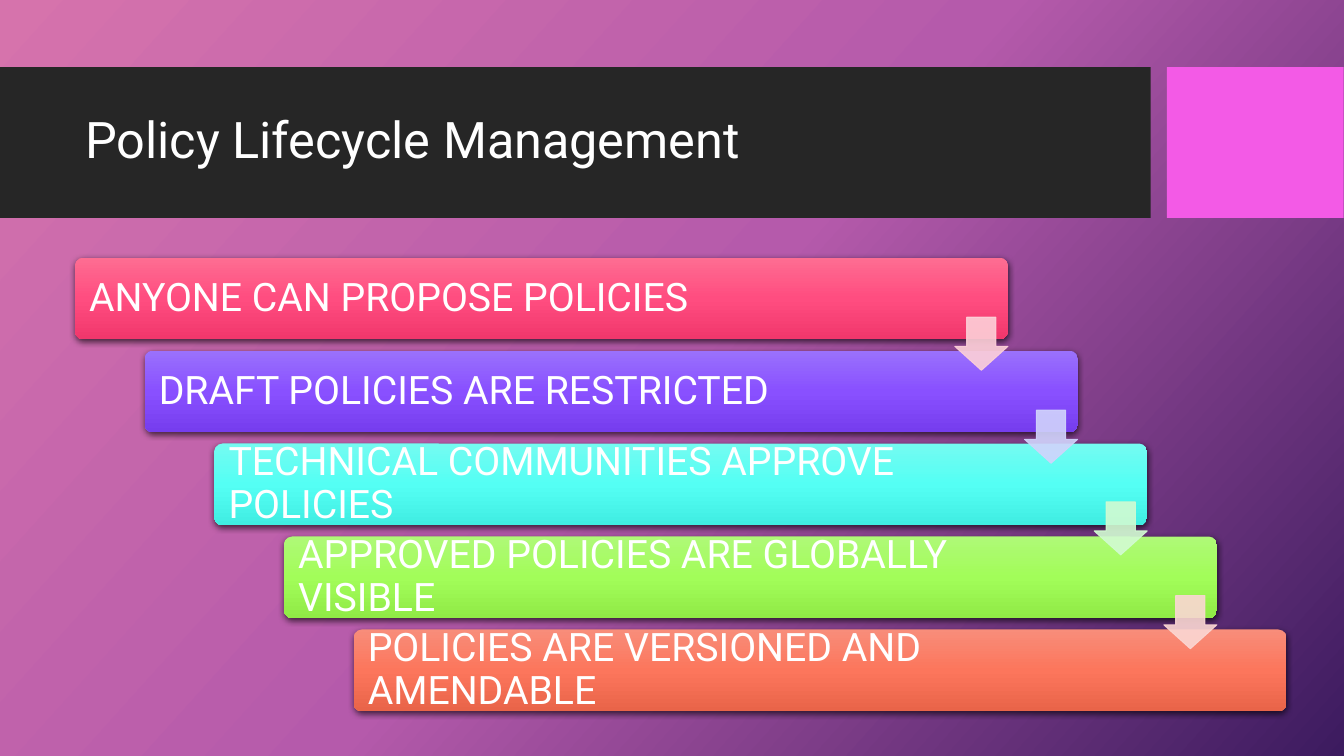
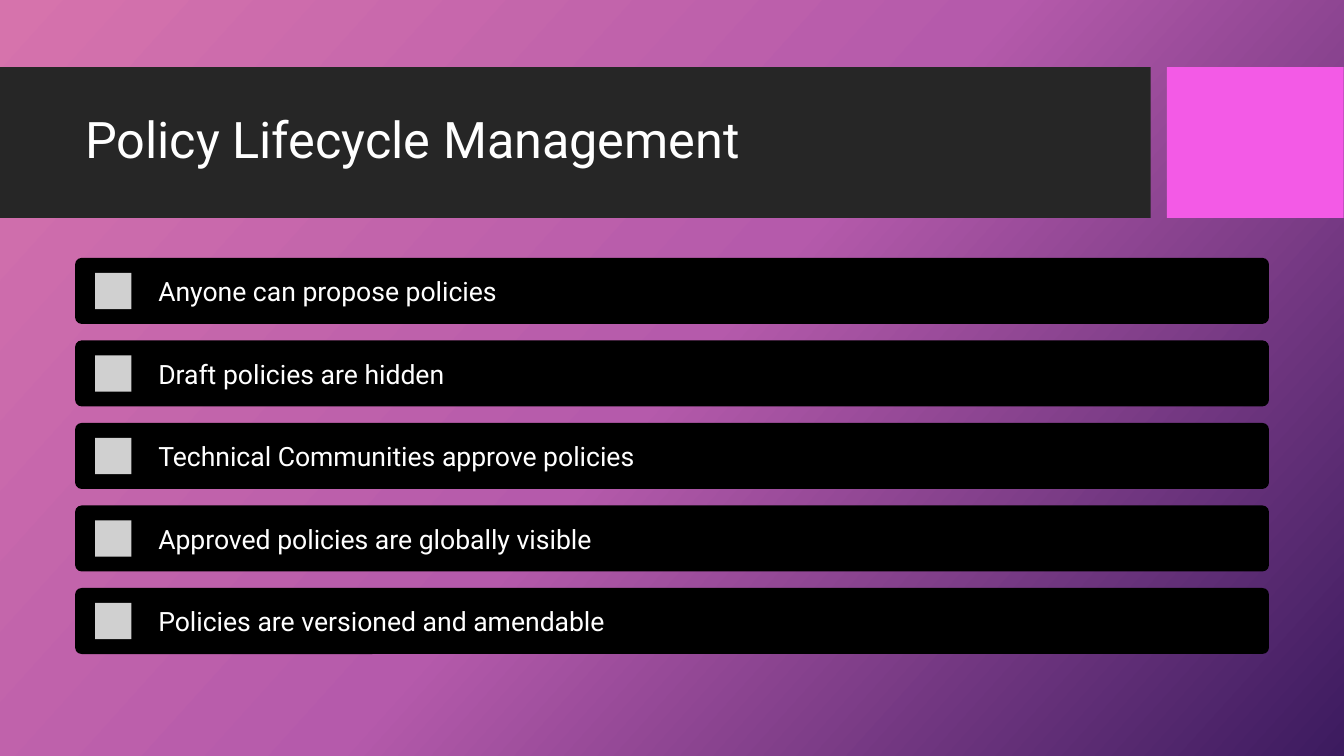
Before and after one commit to dr-natetorious/TIM-8190-Computer_Policy_Strategy, a slide deck: slide 8 of Section3_Implementation/Week8_Present/BachmeierNTIM8190-8.pptx. Drawn at 1344x756 pixels with LibreOffice and Linux fonts; fonts in the diff are those of the drawing; grey boxes stand for pictures; background and template pictures are left out. Boxes give left, top, right and bottom in pixels: in the first picture for what was removed or moved away, otherwise in the second. Text is boxed around its words. In the diff, an @@ line names an element or a change of style, - is before the commit and + after.

```diff
--- a/Section3_Implementation/Week8_Present/BachmeierNTIM8190-8.pptx
+++ b/Section3_Implementation/Week8_Present/BachmeierNTIM8190-8.pptx
@@ rounded rectangle resized from (x1=75, y1=258, x2=1007, y2=340) to (x1=75, y1=258, x2=1268, y2=324) @@
@@ rounded rectangle at (x1=75, y1=258, x2=1268, y2=324): fill gradient #FE6E93 to #FF4F82 to #F1386D to #000000; shadow off @@
@@ text at (x1=158, y1=281, x2=497, y2=307): text changed; size 28 to 19 pt @@
-ANYONE CAN PROPOSE POLICIES
+Anyone can propose policies
@@ rounded rectangle resized from (x1=145, y1=351, x2=1078, y2=433) to (x1=75, y1=341, x2=1268, y2=406) @@
@@ rounded rectangle at (x1=75, y1=341, x2=1268, y2=406): fill gradient #9A71FD to #8A52FF to #763CEF to #000000; shadow off @@
@@ text at (x1=158, y1=363, x2=445, y2=390): text changed; size 28 to 19 pt @@
-DRAFT POLICIES ARE RESTRICTED
+Draft policies are hidden
@@ rounded rectangle resized from (x1=215, y1=444, x2=1147, y2=525) to (x1=75, y1=423, x2=1268, y2=489) @@
@@ rounded rectangle at (x1=75, y1=423, x2=1268, y2=489): fill gradient #74FCF3 to #55FFF4 to #41EDE3 to #000000; shadow off @@
@@ text at (x1=158, y1=446, x2=634, y2=472): text changed; size 28 to 19 pt @@
-TECHNICAL COMMUNITIES APPROVE POLICIES
+Technical Communities approve policies
@@ rounded rectangle resized from (x1=284, y1=536, x2=1217, y2=618) to (x1=75, y1=505, x2=1268, y2=571) @@
@@ rounded rectangle at (x1=75, y1=505, x2=1268, y2=571): fill gradient #AFFA77 to #A3FF58 to #90EB45 to #000000; shadow off @@
@@ text at (x1=158, y1=529, x2=592, y2=555): text changed; size 28 to 19 pt @@
-APPROVED POLICIES ARE GLOBALLY VISIBLE
+Approved policies are globally visible
@@ group removed at (x1=354, y1=318, x2=1287, y2=711): 4 down arrows, 1 rounded rectangle @@
@@ group added at (x1=75, y1=273, x2=1268, y2=653): 5 pictures, 1 rounded rectangle @@
@@ text at (x1=158, y1=611, x2=604, y2=632): text changed; size 28 to 19 pt @@
-POLICIES ARE VERSIONED AND AMENDABLE
+Policies are versioned and amendable
```
Also in this commit, not shown: 1 other slide changed, 1 slide added, 3 slides removed, 2 other files.
